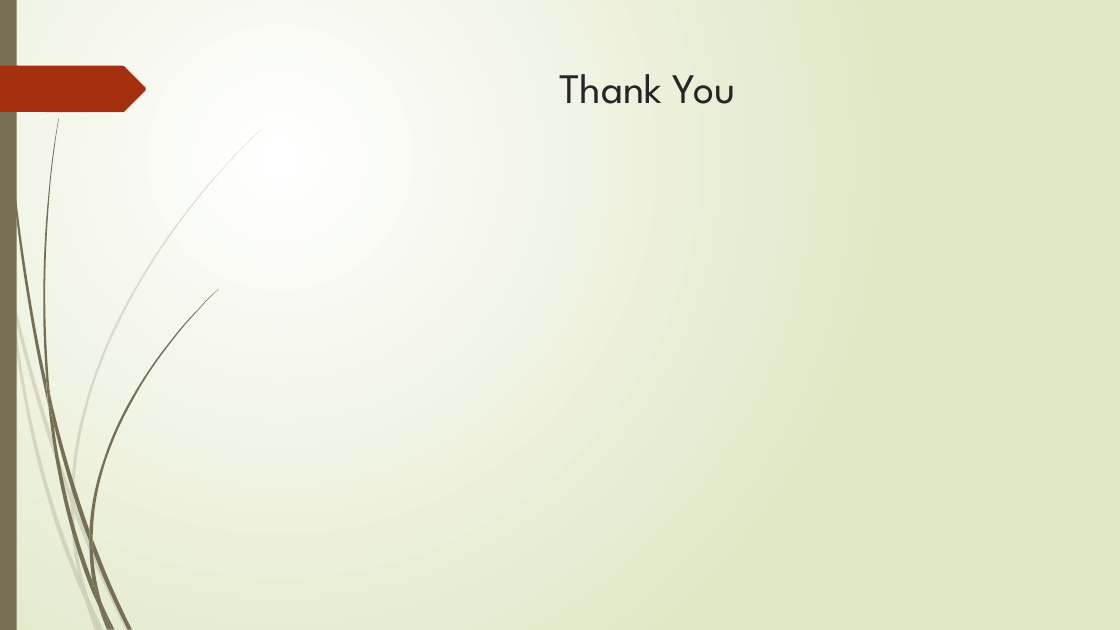
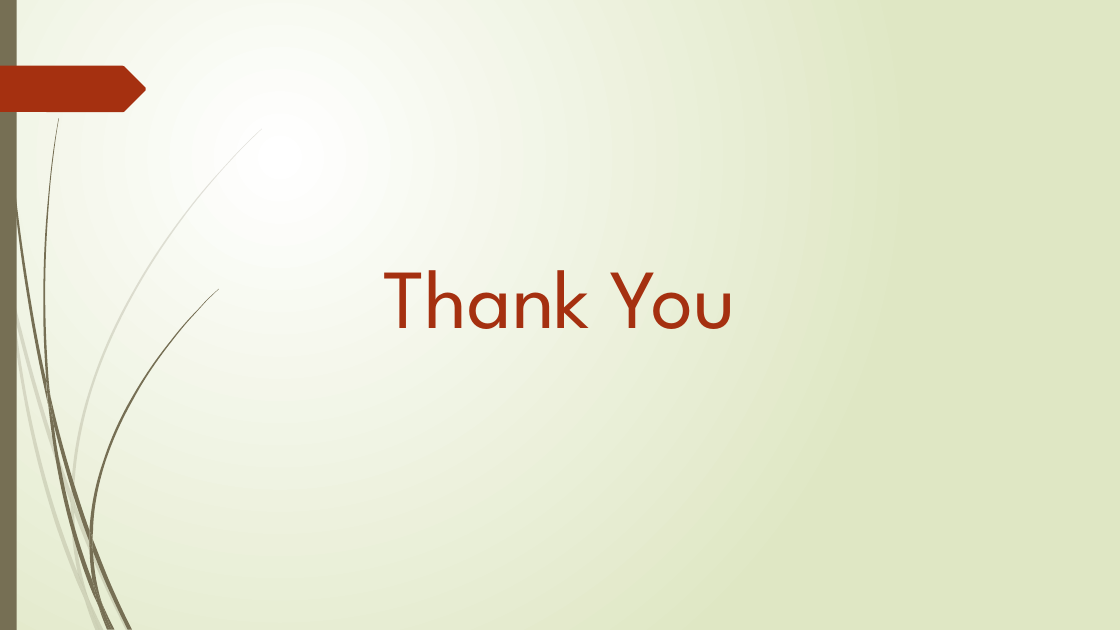
Before and after one commit to ShashankSaumya123/WBC-Classification, a slide deck: slide 17 of Presentation/Project Final.pptx. Drawn at 1120x630 pixels with LibreOffice and Linux fonts; fonts in the diff are those of the drawing. Boxes give left, top, right and bottom in pixels: in the first picture for what was removed or moved away, otherwise in the second. Text is boxed around its words. In the diff, an @@ line names an element or a change of style, - is before the commit and + after.

```diff
--- a/Presentation/Project Final.pptx
+++ b/Presentation/Project Final.pptx
@@ title "Thank You" moved from (x1=559, y1=74, x2=736, y2=104) to (x1=384, y1=270, x2=737, y2=329) @@
@@ title "Thank You" at (x1=384, y1=270, x2=737, y2=329): size 36 to 72 pt, text colour #262626 to #A53010 @@
```
Also in this commit, not shown: 4 other slides changed.
